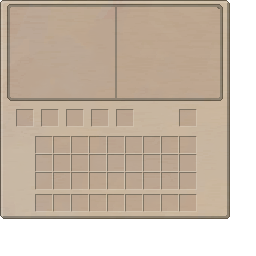
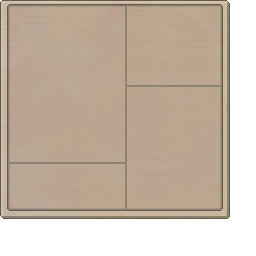
Layer changes from the first (256, 256) image to the second:
painted on "图层 6" over [7, 4, 223, 212]
